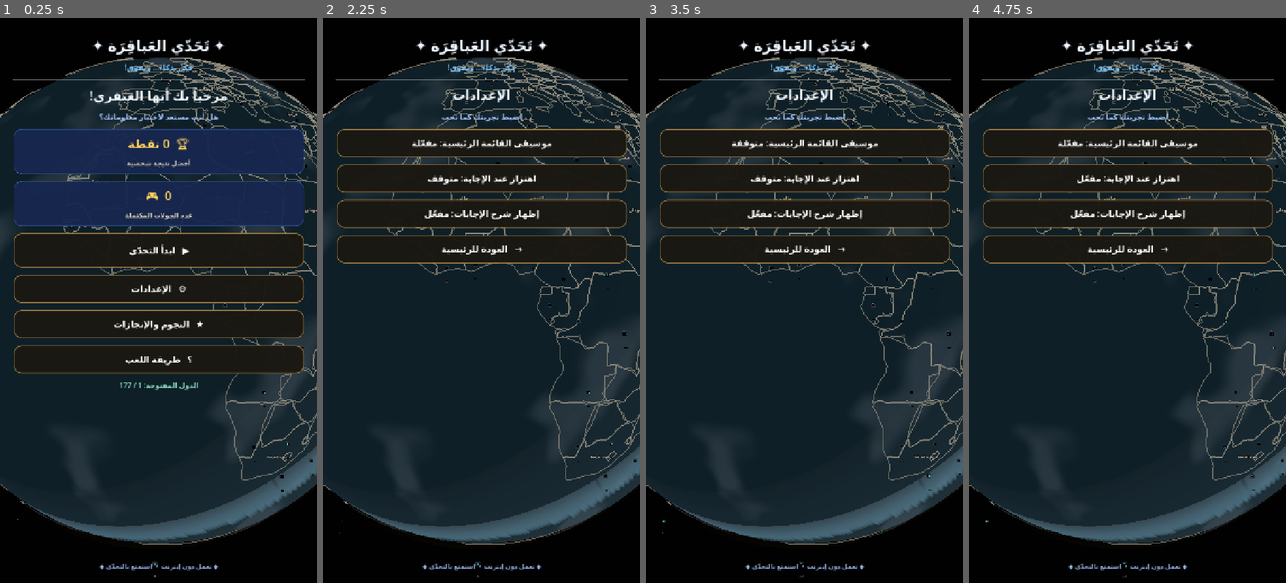
Above: before the commit, frames 1-4 (left to right).
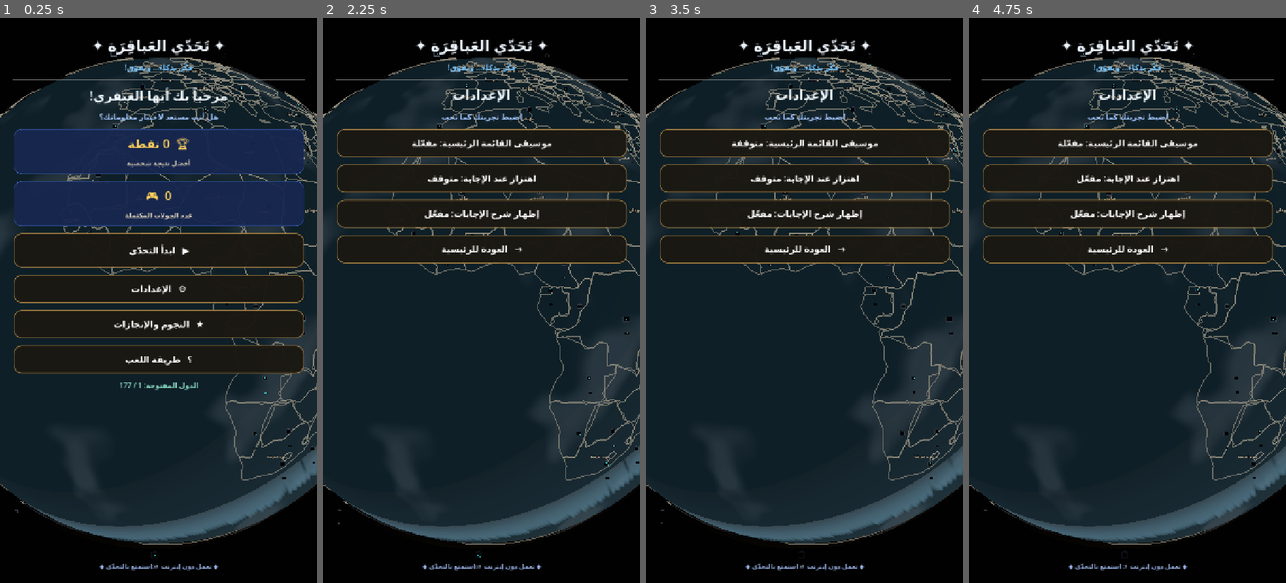
Above: after the commit, the same moments.

Repository: mahdialloui01-art/challenge-
Game: Godot game, scene res://scenes/main.tscn
Same seed, same stepped clock (60 frames per second), same inputs: the game is played once before the commit and once after it.
Inputs:
- Up to frame 1 (0.25 s): no input
- Up to frame 2 (2.25 s): click "▶ ابدأ التحدّي" at 0.5 s; click "⌂ الرئيسية" at 1.25 s; click "⚙ الإعدادات" at 2 s
- Up to frame 3 (3.5 s): click "موسيقى القائمة الرئيسية: مفعّ…" at 2.75 s
- Up to frame 4 (4.75 s): click "موسيقى القائمة الرئيسية: متوق…" at 3.5 s; click "اهتزاز عند الإجابة: متوقف" at 4.25 s

The runs differ from the first frame. In frame 1, 0.3% of the frame differs, in the area x 4-100%, y 4-99%; in frame 2, 0.4%; in frame 3, 0.4%; in frame 4, 0.4%.

Commit message:
Increase country lock markers and align them to country anchors

Diff:
--- a/scripts/world_globe.gd
+++ b/scripts/world_globe.gd
@@ -415,7 +415,9 @@
         var country_scale := _get_country_marker_scale(feature.get("g", []))
         var lock_root := Node3D.new()
         lock_root.name = "CountryLock_" + code
-        lock_root.position = _geo_to_sphere(float(anchor[0]), float(anchor[1]), GLOBE_RADIUS * 1.038) + Vector3(0.0, -0.13, 0.0)
+        # Anchor the marker directly above its own geographic country anchor.
+        # Use a radial offset so it stays on the globe surface at every longitude.
+        lock_root.position = _geo_to_sphere(float(anchor[0]), float(anchor[1]), GLOBE_RADIUS * 1.045)
         lock_root.scale = Vector3.ONE * 0.12
         lock_root.set_meta("route_index", route_index)
         lock_root.set_meta("country_code", code)
@@ -424,7 +426,7 @@
         # Hardware, plaque and sequence number scale independently for each country.
         var lock_hardware := Node3D.new()
         lock_hardware.name = "LockHardware"
-        lock_hardware.scale = Vector3.ONE * 0.24 * country_scale
+        lock_hardware.scale = Vector3.ONE * 0.312 * country_scale
         lock_root.add_child(lock_hardware)
 
         # Brushed titanium outer shell.
@@ -516,7 +518,7 @@
         frame_mesh.size = Vector3(0.1395, 0.0738, 0.009)
         number_frame.mesh = frame_mesh
         number_frame.position = Vector3(0.0, -0.1188, 0.052)
-        number_frame.scale = Vector3.ONE * 0.24 * country_scale
+        number_frame.scale = Vector3.ONE * 0.312 * country_scale
         number_frame.material_override = titanium
         lock_root.add_child(number_frame)
 
@@ -526,7 +528,7 @@
         plate_mesh.size = Vector3(0.1251, 0.0585, 0.0072)
         number_plate.mesh = plate_mesh
         number_plate.position = Vector3(0.0, -0.1188, 0.0528)
-        number_plate.scale = Vector3.ONE * 0.24 * country_scale
+        number_plate.scale = Vector3.ONE * 0.312 * country_scale
         var plate_material := StandardMaterial3D.new()
         plate_material.albedo_color = Color(0.008, 0.025, 0.042, 1.0)
         plate_material.metallic = 0.72
@@ -543,7 +545,7 @@
         accent_mesh.size = Vector3(0.090, 0.0027, 0.0027)
         number_accent.mesh = accent_mesh
         number_accent.position = Vector3(0.0, -0.12159, 0.0534)
-        number_accent.scale = Vector3.ONE * 0.24 * country_scale
+        number_accent.scale = Vector3.ONE * 0.312 * country_scale
         number_accent.material_override = cyan
         lock_root.add_child(number_accent)
 
@@ -559,7 +561,7 @@
         order_label.outline_size = 3
         order_label.outline_modulate = Color(0.004, 0.018, 0.03, 1.0)
         order_label.position = Vector3(0.0, -0.1188, 0.0536)
-        order_label.scale = Vector3.ONE * 0.24 * country_scale
+        order_label.scale = Vector3.ONE * 0.312 * country_scale
         # Match the number's scale to its independently sized plaque.
         order_label.horizontal_alignment = HORIZONTAL_ALIGNMENT_CENTER
         order_label.vertical_alignment = VERTICAL_ALIGNMENT_CENTER
